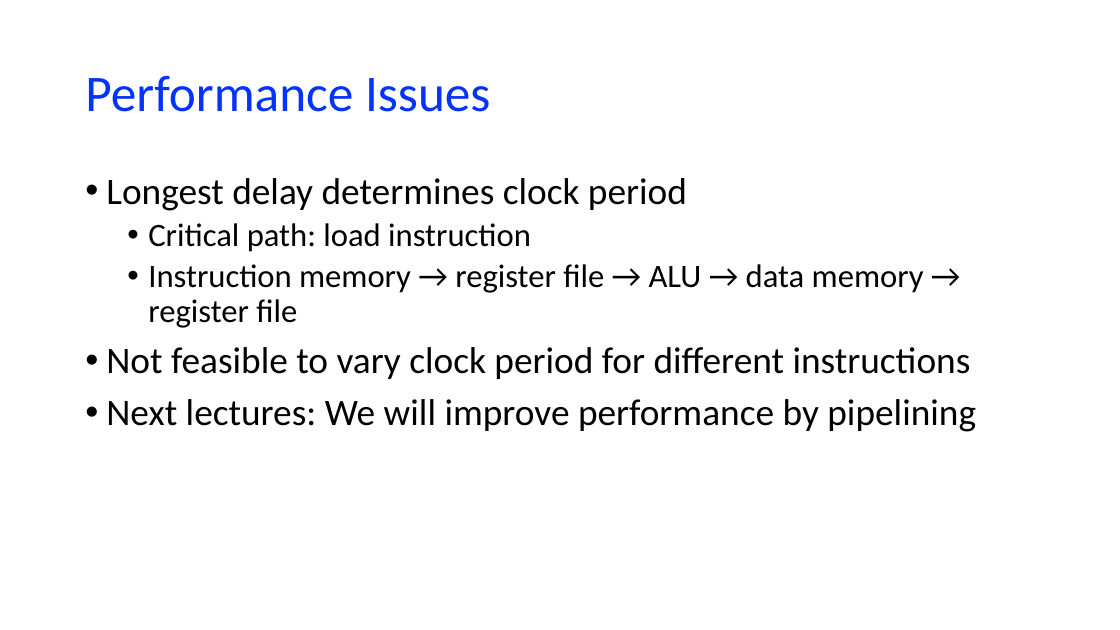
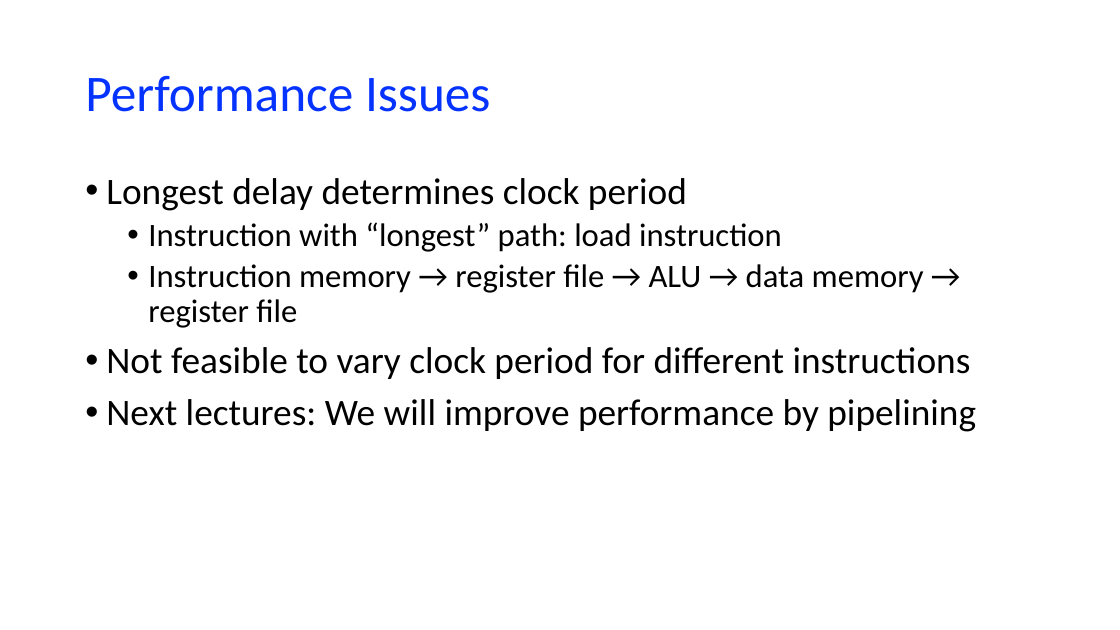
Before and after one commit to NYU-CSO/nyu-cso.github.io, a slide deck: slide 28 of notes/arch-cpu-simple.pptx. Drawn at 1120x630 pixels with LibreOffice and Linux fonts; fonts in the diff are those of the drawing. Boxes give left, top, right and bottom in pixels: in the first picture for what was removed or moved away, otherwise in the second. Text is boxed around its words. In the diff, an @@ line names an element or a change of style, - is before the commit and + after.

```diff
--- a/notes/arch-cpu-simple.pptx
+++ b/notes/arch-cpu-simple.pptx
@@ text at (148,222,782,252): text changed @@
-  • Critical path: load instruction
+  • Instruction with “longest” path: load instruction
```
Also in this commit, not shown: 4 other slides changed, 2 other files.
